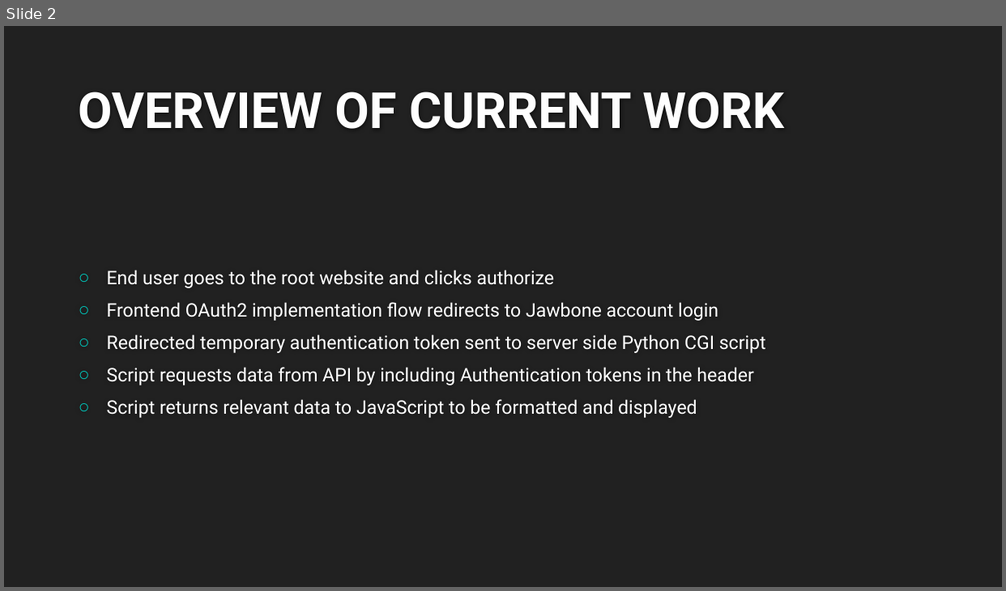
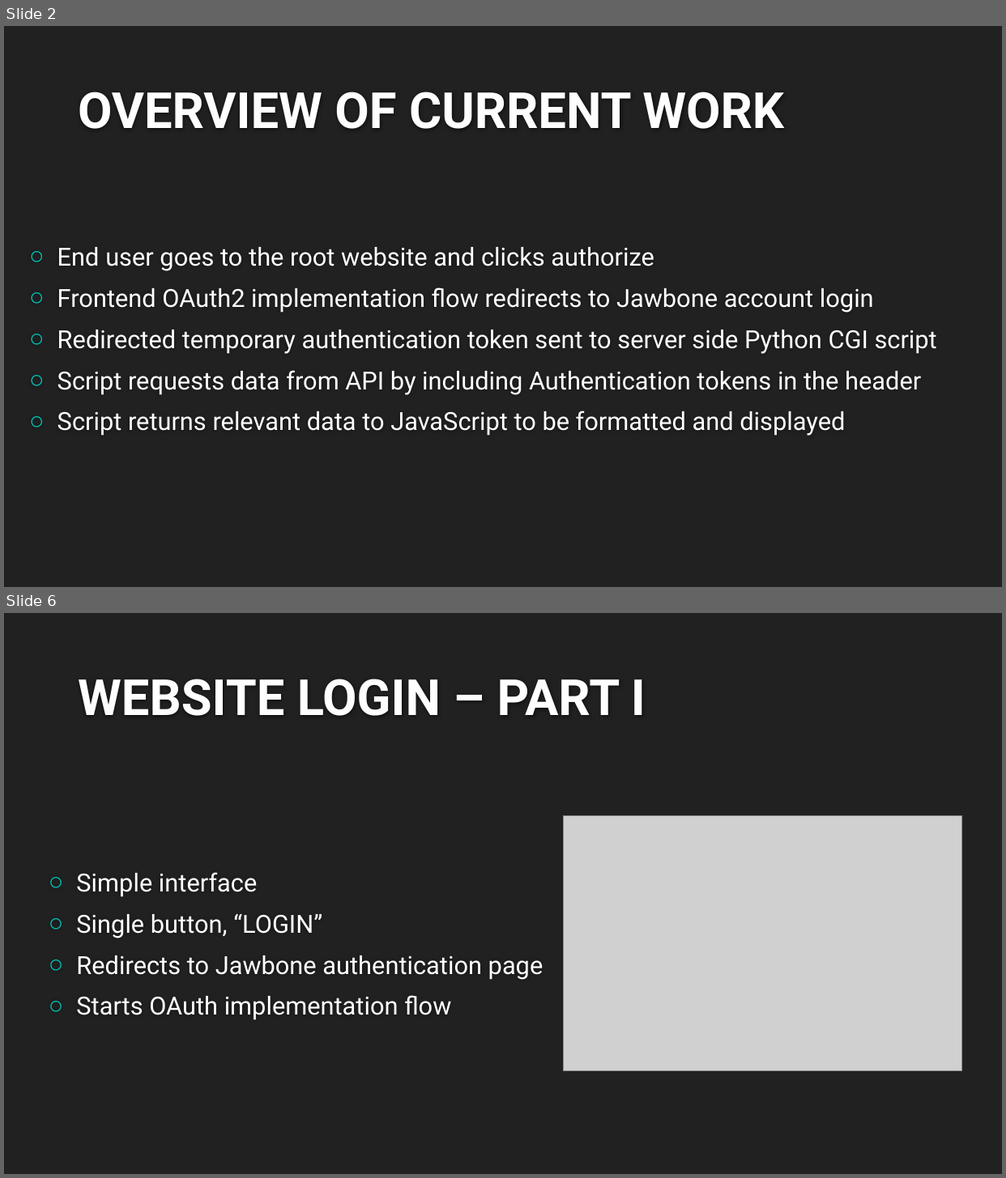
Before and after one commit to ritwikd/gatech, a slide deck: Presentation/Assisted Living.pptx. Shown one above the other, each under a label of ours: slide 2 before the commit, slides 2 and 6 after it; the slides between them are not shown. The pictures are 1006x591 and 1006x1178 pixels, drawn with LibreOffice and Linux fonts; fonts in the diff are those of the drawing; grey boxes stand for pictures; background and template pictures are left out. Boxes give left, top, right and bottom in pixels: in the first picture for what was removed or moved away, otherwise in the second. Text is boxed around its words. In the diff, an @@ line names an element or a change of style, - is before the commit and + after.

```diff
--- a/Presentation/Assisted Living.pptx
+++ b/Presentation/Assisted Living.pptx
@@ slide 6 added at [4,613,1002,1174], background #212121 @@
@@ title added at [78,679,646,716], 48 pt, text #FEFEFE, bold @@
+WEBSITE LOGIN – PART I
@@ picture added at [563,816,962,1071] @@
@@ text added at [76,872,543,1020], 24 pt, text #FFFFFF @@
+○ Simple interface
+○ Single button, “LOGIN”
+○ Redirects to Jawbone authentication page
+○ Starts OAuth implementation flow
@@ slide 2 changed as well @@
@@ text "End user goes to the ...": place and size @@
-text "End user goes to the ..." at [107,270,766,418]
+text "End user goes to the ..." at [57,247,937,436]
@@ text "End user goes to the ..." at [57,247,937,436]: size 18 to 24 pt; more space between paragraphs @@
```
Also in this commit, not shown: 2 other slides changed, 3 other slides added, 2 other files.
